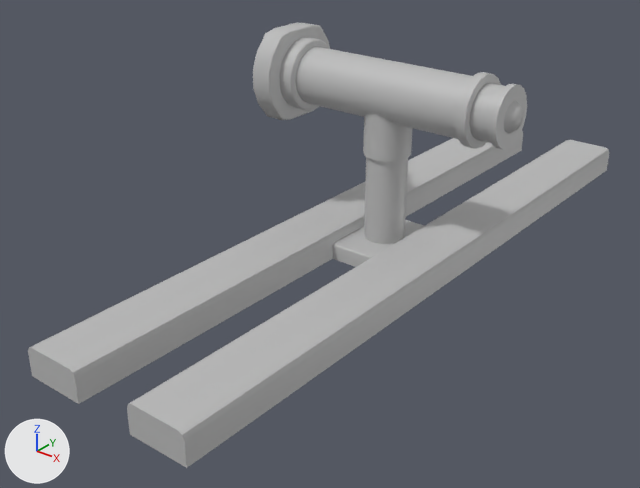
One commit to the FBX model Assets/Graphics/Field/BgMD_lever03.fbx: the scene before it, then after it.
One viewpoint serves both versions: a camera (50 mm lens) standing at (0.275, -0.407, 0.241) and looking at (-0.017, -0.042, 0.015). Arrows for +X, +Y and +Z are at lower left; the lights stay in place. Where no turn or scale is listed for an object, it has been applied to the vertices.

In view in the first picture: 'base1', 'lever01'.
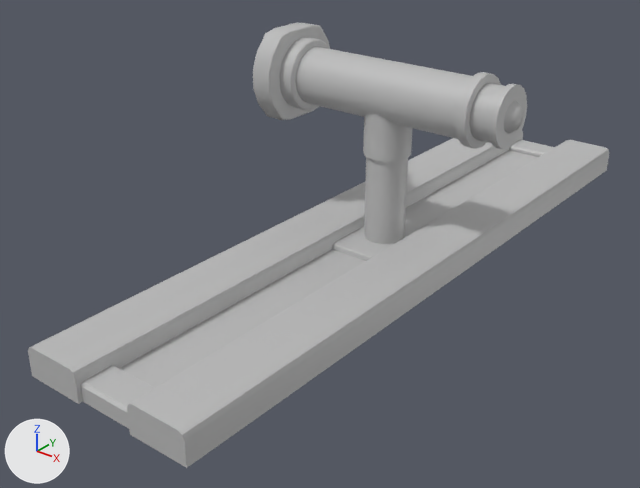
Pixel boxes [x1, y1, x2, y2] of what changed, in the pictures (640 x 488 px):
part 1 of me_mesh_001, added: after [80, 140, 555, 429]

Patch to the scene script:
```diff
--- a/Assets/Graphics/Field/BgMD_lever03.fbx.py
+++ b/Assets/Graphics/Field/BgMD_lever03.fbx.py
@@ me_mesh_001 @@
 me_mesh_001.from_pydata(...)  # 32 vertices, 26 faces; spans x -0.053..0.053, y -0.216..0.216, z 0.0..0.017
 # used by ob_base1; location = (0.0, 0.0, 0.0)
 # verts and faces of me_mesh_001; kept vertices keep their numbers, new ones are numbered from 32
+# me_mesh_001 part 1
+verts[32] = (-0.024, 0.194, 0.0)
+verts[33] = (-0.024, 0.214, 0.0)
+verts[34] = (-0.024, 0.194, 0.009)
+verts[35] = (-0.024, 0.195, 0.01)
+verts[36] = (-0.024, 0.213, 0.01)
+verts[37] = (-0.024, 0.214, 0.009)
+verts[38] = (-0.024, -0.214, 0.0)
+verts[39] = (-0.024, -0.194, 0.0)
+verts[40] = (-0.024, -0.214, 0.009)
+verts[41] = (-0.024, -0.213, 0.01)
+verts[42] = (-0.024, -0.196, 0.01)
+verts[43] = (-0.024, -0.194, 0.009)
+verts[44] = (-0.024, -0.2, 0.006)
+verts[45] = (-0.024, 0.194, 0.006)
+for new, old in zip([*range(46, 60)], [*range(32, 46)]): verts[new] = verts[old] + (0.048, 0.0, 0.0)
+faces += [(32, 46, 48, 34), (35, 49, 50, 36), (33, 37, 51, 47), (34, 48, 49, 35), (36, 50, 51, 37), (38, 52, 54, 40)]
+faces += [(41, 55, 56, 42), (39, 43, 57, 53), (40, 54, 55, 41), (42, 56, 57, 43), (44, 58, 59, 45)]
 me_mesh_001.materials.append(mat_lambert1)
```
